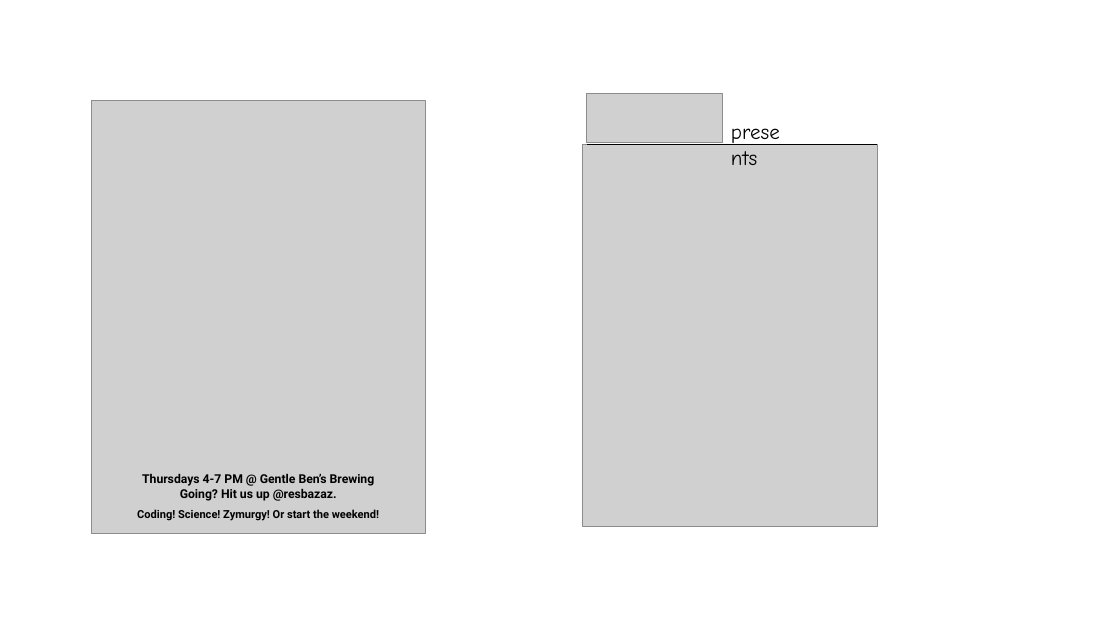
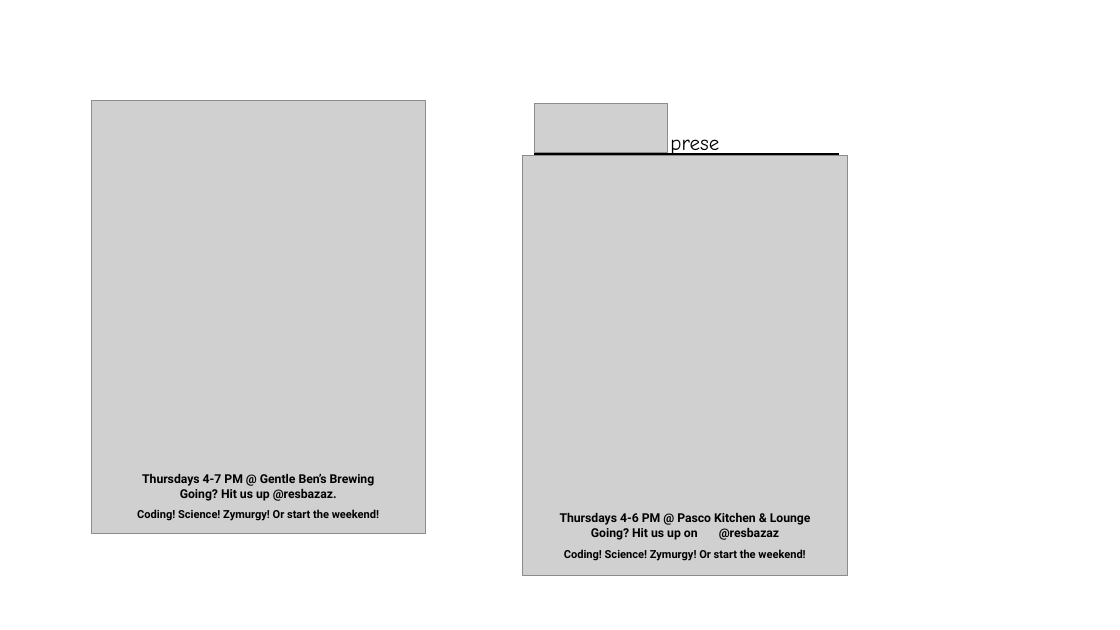
Before and after one commit to resbazaz/resbazaz_promotional_materials, a slide deck: slide 4 of material_design/ResBazAZ_advertising.pptx. Drawn at 1120x630 pixels with LibreOffice and Linux fonts; fonts in the diff are those of the drawing; grey boxes stand for pictures; background and template pictures are left out. Boxes give left, top, right and bottom in pixels: in the first picture for what was removed or moved away, otherwise in the second. Text is boxed around its words. In the diff, an @@ line names an element or a change of style, - is before the commit and + after.

Commit message:
Updated Hacky Hour logo for Pasco

```diff
--- a/material_design/ResBazAZ_advertising.pptx
+++ b/material_design/ResBazAZ_advertising.pptx
@@ rectangle added at (523,104,848,576), fill #FFFFFF @@
@@ picture: place and size @@
-picture at (586,93,723,142)
+picture at (534,104,667,153)
@@ rectangle "presents": place and size @@
-rectangle "presents" at (723,115,793,149)
+rectangle "presents" at (662,125,733,159)
@@ rectangle "presents" at (662,125,733,159): fill none to #FFFFFF @@
@@ picture: place and size @@
-picture at (582,145,877,527)
+picture at (523,155,848,576)
@@ line moved from (586, 145) - (877, 145) to (534, 154) - (839, 154) @@
@@ text added at (560,513,811,540), 10.5 pt, text #000000, bold @@
+Thursdays 4-6 PM @ Pasco Kitchen & Lounge
+Going? Hit us up on @resbazaz
@@ text added at (564,549,805,561), 9.5 pt, text #000000, bold @@
+Coding! Science! Zymurgy! Or start the weekend!
```
Also in this commit, not shown: 3 other slides changed, 5 other files.
